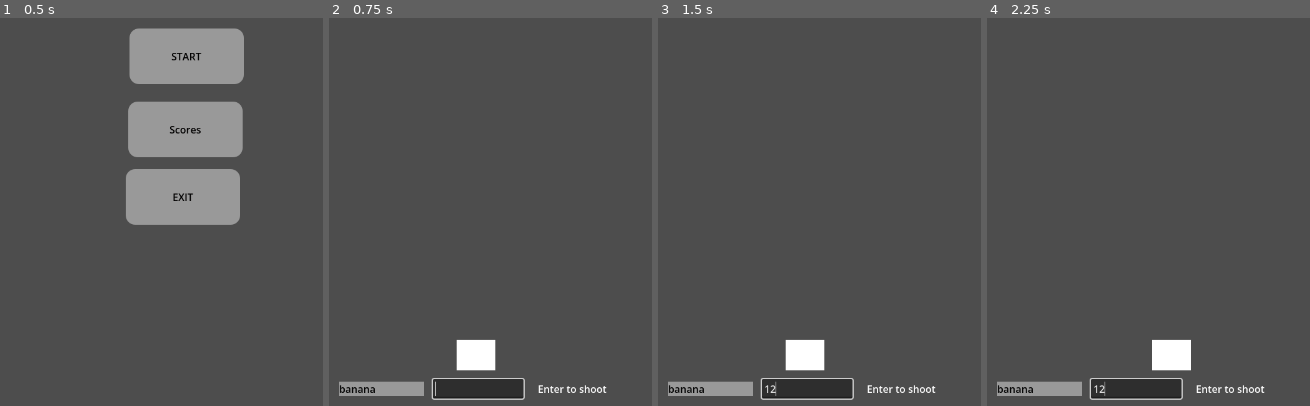
Above: before the commit, frames 1-4 (left to right).
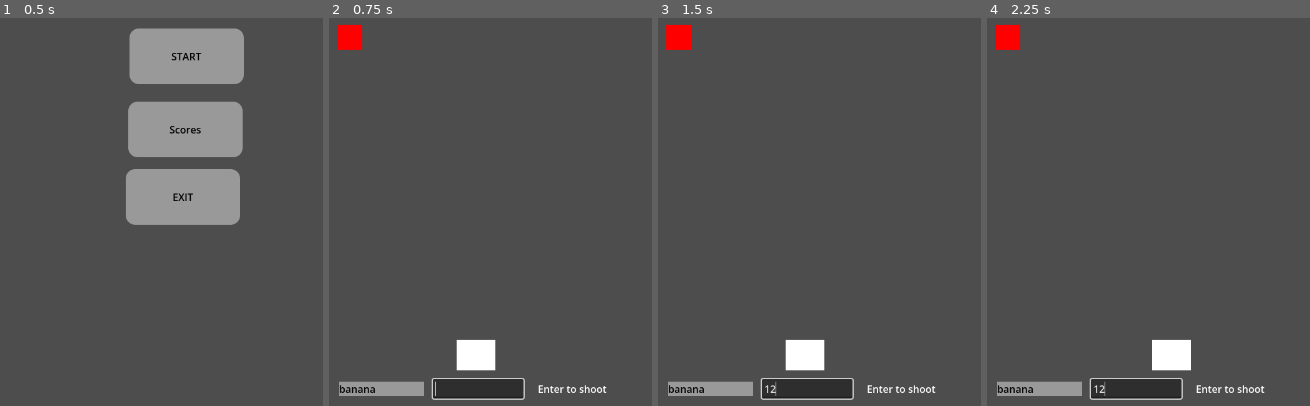
Above: after the commit, the same moments.

Repository: Jsalazar68/3390_project3
Game: Godot game, scene res://scenes/main_menu/Menu.tscn
The game is run twice, just before and just after one commit, with the same random seed, the same clock (stepped at 60 frames per second) and the same inputs.
Inputs (mouse positions are in pixels of both pictures, inside the frame that each line leads up to):
- Up to frame 1 (0.5 s): no input
- Up to frame 2 (0.75 s): click "START" at 0.5 s
- Up to frame 3 (1.5 s): click (806, 390) at 1.27 s; type "12" at 1.35 s
- Up to frame 4 (2.25 s): tap Enter (ui_accept) at 2 s; hold Right (ui_right) from 2.03 s (still down)

Frame 1 is identical in both runs. In frame 2, 0.5% of the frame differs, in the area x 2-11%, y 1-9%; in frame 3, 0.5%; in frame 4, 0.5%.

Commit message:
added collision to bullet and target.
Target is a single block for testing. And the bullet now detects when it touches the block

Diff:
--- /dev/null
+++ b/Scenes/game/Target.tscn
@@ -0,0 +1,17 @@
+[gd_scene format=3 uid="uid://4i3qyb8xtn8g"]
+
+[sub_resource type="RectangleShape2D" id="RectangleShape2D_aaf07"]
+size = Vector2(39, 38)
+
+[node name="Target" type="Area2D" unique_id=1959773149 groups=["target"]]
+
+[node name="CollisionShape2D" type="CollisionShape2D" parent="." unique_id=2063638403]
+position = Vector2(1.5, 2)
+shape = SubResource("RectangleShape2D_aaf07")
+
+[node name="ColorRect" type="ColorRect" parent="." unique_id=1921269718]
+offset_left = -18.0
+offset_top = -18.0
+offset_right = 22.0
+offset_bottom = 22.0
+color = Color(1, 0, 0, 1)
--- a/scenes/game/Bullet.tscn
+++ b/scenes/game/Bullet.tscn
@@ -2,14 +2,20 @@
 
 [ext_resource type="Script" uid="uid://ctsosnewq47v5" path="res://scripts/gameplay/bullet.gd" id="1_vlxeq"]
 
+[sub_resource type="RectangleShape2D" id="RectangleShape2D_r5nwh"]
+size = Vector2(27, 37)
+
 [node name="Bullet" type="Area2D" unique_id=2038589410]
-position = Vector2(158, 81)
 script = ExtResource("1_vlxeq")
 
 [node name="CollisionShape2D" type="CollisionShape2D" parent="." unique_id=1454194124]
+position = Vector2(2.5, 2.5)
+shape = SubResource("RectangleShape2D_r5nwh")
 
 [node name="ColorRect" type="ColorRect" parent="." unique_id=126209896]
-offset_left = -20.0
+offset_left = -12.0
 offset_top = -16.0
-offset_right = 17.0
+offset_right = 16.0
 offset_bottom = 21.0
+
+[connection signal="area_entered" from="." to="." method="_on_area_entered"]
--- a/scenes/game/Game.tscn
+++ b/scenes/game/Game.tscn
@@ -116,6 +116,9 @@
 [node name="bulletSpawn" type="Marker2D" parent="Player" unique_id=1954747163]
 position = Vector2(2, -37)
 
+[node name="targetSpawn" type="Marker2D" parent="." unique_id=362909597]
+position = Vector2(356, 48)
+
 [connection signal="text_submitted" from="input" to="." method="_on_input_text_submitted"]
 [connection signal="timeout" from="Timer" to="." method="_on_timer_timeout"]
 [connection signal="pressed" from="game_Over/submit_button" to="." method="_on_submit_button_pressed"]
--- a/scripts/gameplay/bullet.gd
+++ b/scripts/gameplay/bullet.gd
@@ -4,7 +4,15 @@
 var speed = 600
 
 func _process(delta):
-	position.y -= speed * delta
+	global_position.y -= speed * delta
+
 
 	if position.y > 2000:
 		queue_free()
+
+
+func _on_area_entered(area: Area2D) -> void:
+	if area.is_in_group("target"):
+		print("Hit!")
+		area.queue_free()
+		queue_free()
--- a/scripts/gameplay/game.gd
+++ b/scripts/gameplay/game.gd
@@ -4,10 +4,10 @@
 var current_word = ""
 var count: int = 0;
 @onready var player = $Player
-
+@onready var target_spawn = $targetSpawn
 @onready var bullet_spawn = $Player/bulletSpawn
 var bullet_scene = preload("res://scenes/game/Bullet.tscn")
-
+var target_scene = preload("res://scenes/game/Target.tscn")
 func shoot():
 	print("SHOOT CALLED")
 
@@ -21,6 +21,9 @@
 func _ready():
 	next_word()
 	$game_Over.visible = false
+	var target = target_scene.instantiate()
+	add_child(target)
+	target.global_position = target_spawn.global_position
 
 
 
